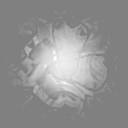
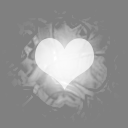
The second (128, 128) image is a revision of the first. Changes to its layers:
added layer "Shape 1" (70%) above "Layer 3" over (35, 38, 94, 90)
